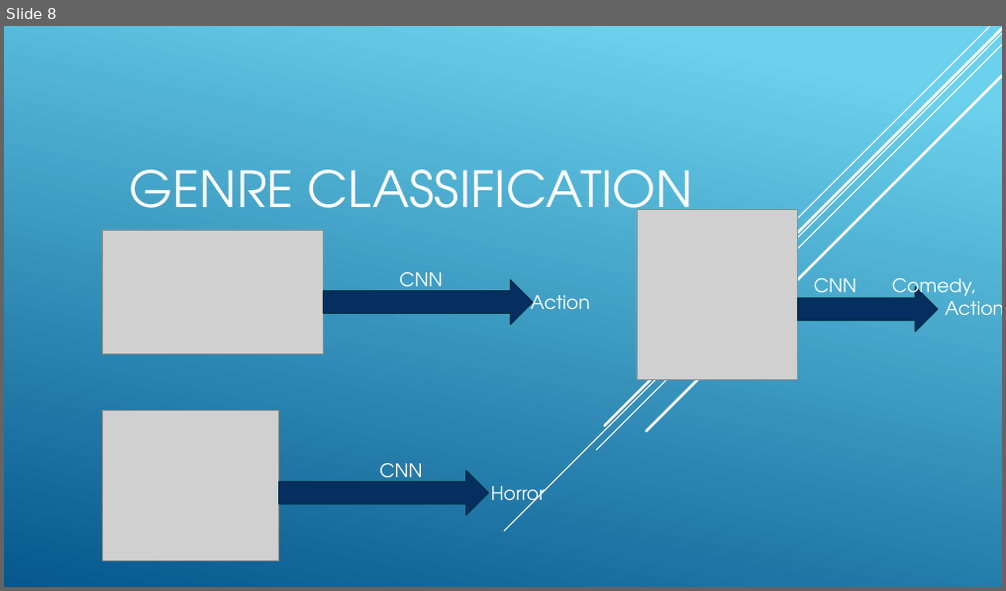
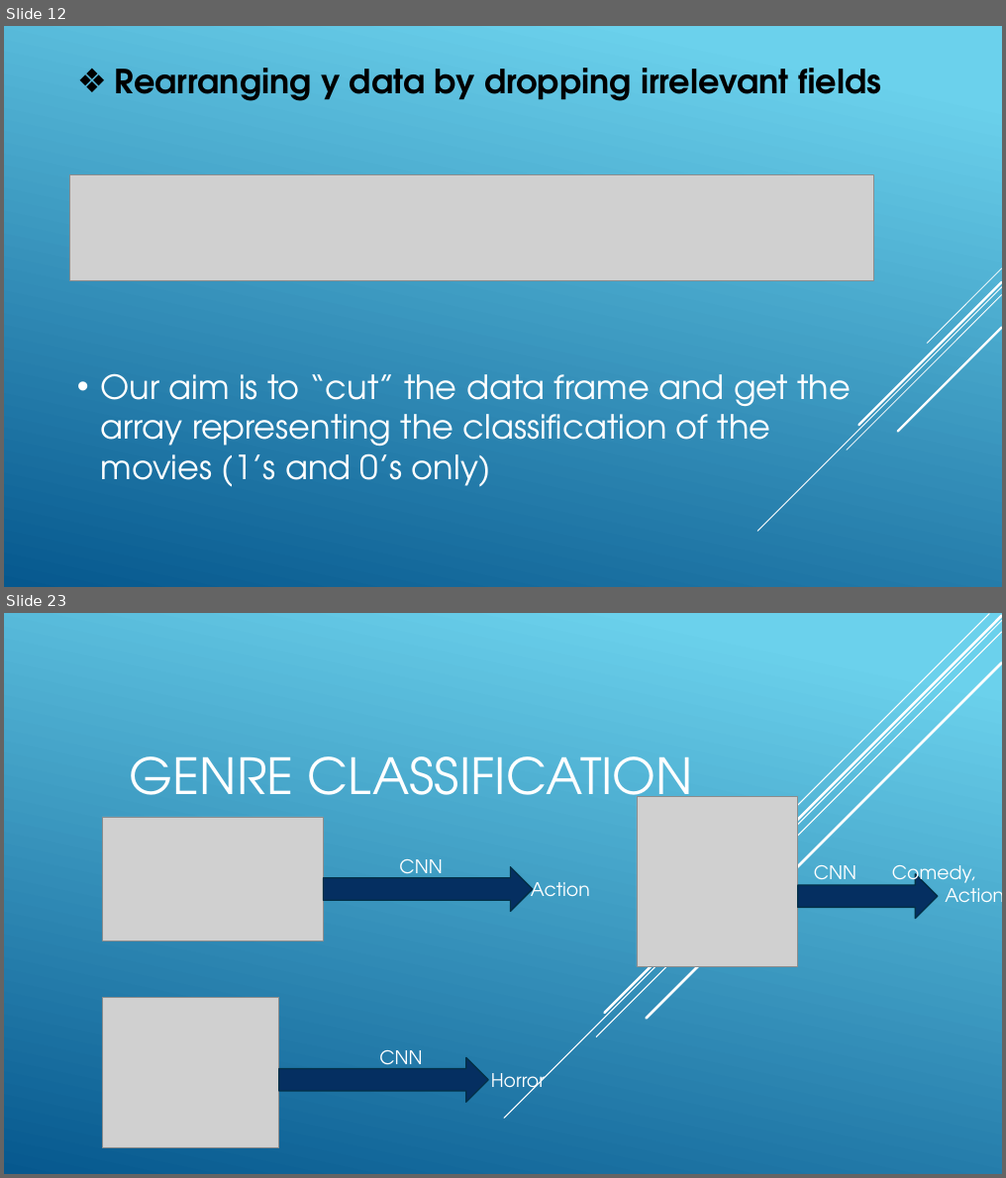
Before and after one commit to jordantangy/MoviePosterClassification-CNN, a slide deck: Slide Show.pptx. Shown one above the other, each under a label of ours: slide 8 before the commit, slides 12 and 23 after it; the slides between them are not shown. The pictures are 1006x591 and 1006x1178 pixels, drawn with LibreOffice and Linux fonts; fonts in the diff are those of the drawing; grey boxes stand for pictures. Boxes give left, top, right and bottom in pixels: in the first picture for what was removed or moved away, otherwise in the second. Text is boxed around its words. In the diff, an @@ line names an element or a change of style, - is before the commit and + after.

```diff
--- a/Slide Show.pptx
+++ b/Slide Show.pptx
@@ slide 12 added at (x1=4, y1=26, x2=1002, y2=587), background gradient #6ED2EB to #06588E @@
@@ text added at (x1=115, y1=68, x2=881, y2=101), 32 pt, text #000000, bold @@
+❖ Rearranging y data by dropping irrelevant fields
@@ picture added at (x1=70, y1=174, x2=874, y2=280) @@
@@ group added at (x1=757, y1=269, x2=1002, y2=531): 5 lines @@
@@ text added at (x1=101, y1=373, x2=850, y2=487), 32 pt, text #FFFFFF @@
+• Our aim is to “cut” the data frame and get the array representing the classification of the movies (1’s and 0’s only)
@@ what was slide 8 is now slide 23 @@
```
Also in this commit, not shown: 1 slide changed, 14 other slides added, 4 other files.
